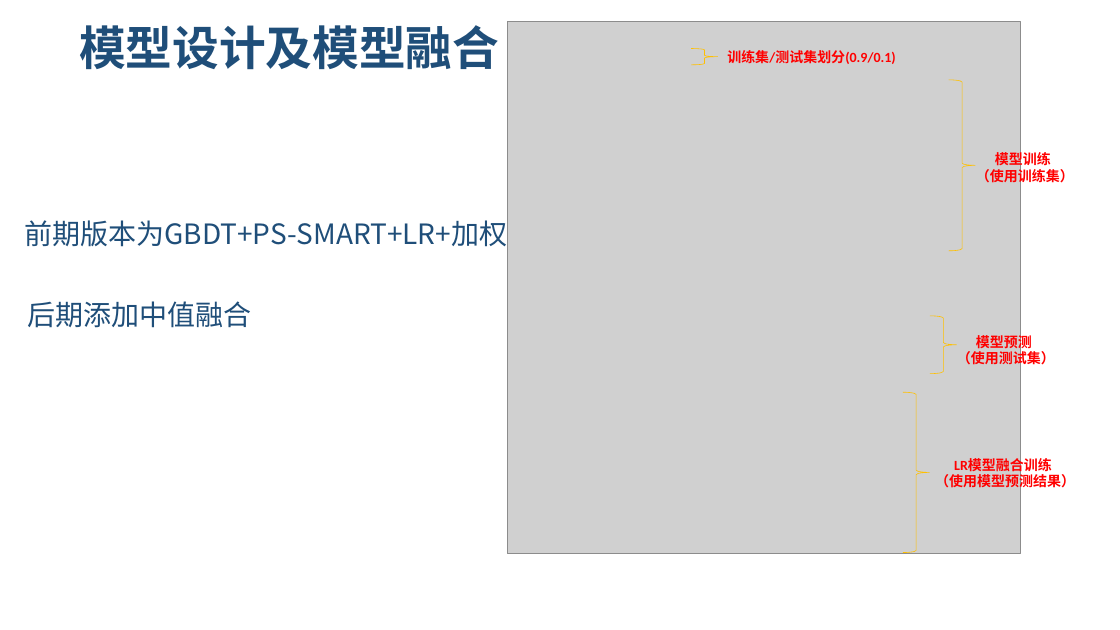
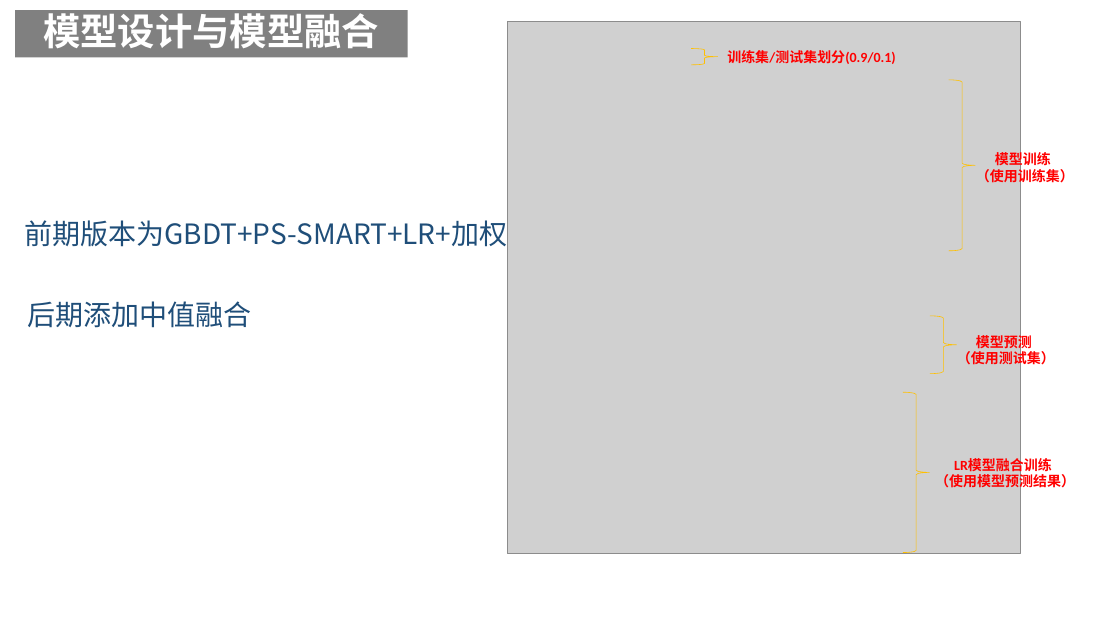
Before and after one commit to lvniqi/tianchi_power, a slide deck: slide 22 of presentation.pptx. Drawn at 1120x630 pixels with LibreOffice and Linux fonts; fonts in the diff are those of the drawing; grey boxes stand for pictures; background and template pictures are left out. Boxes give left, top, right and bottom in pixels: in the first picture for what was removed or moved away, otherwise in the second. Text is boxed around its words. In the diff, an @@ line names an element or a change of style, - is before the commit and + after.

Commit message:
[U] change the color

```diff
--- a/presentation.pptx
+++ b/presentation.pptx
@@ rectangle "模型设计与模型融合" resized from (x1=79, y1=25, x2=499, y2=70) to (x1=15, y1=10, x2=408, y2=57) @@
@@ rectangle "模型设计与模型融合" at (x1=15, y1=10, x2=408, y2=57): fill none to #808080 @@
@@ text in rectangle at (x1=43, y1=8, x2=379, y2=49): text changed; size 40 to 32 pt; text colour #1F4E79 to #FFFFFF @@
-模型设计及模型融合
+模型设计与模型融合
```
Also in this commit, not shown: 23 other slides changed.
